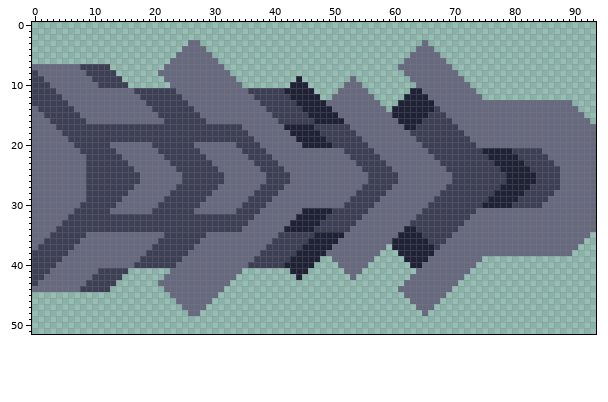
File history of a sprite sheet, sprites/units/axatar/ground-attack/scorpio-leg.png. That is the earlier state.
The file is 94x52 pixels.
After the commit:
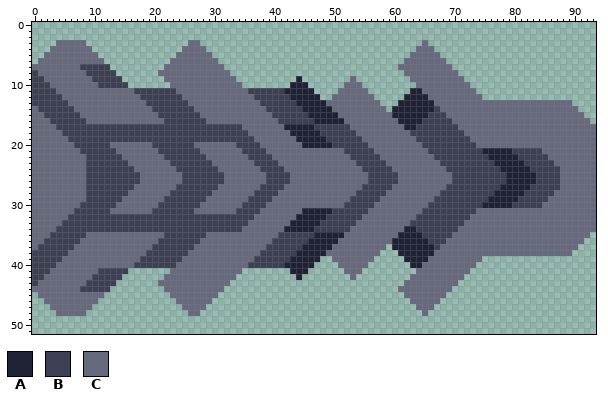
Palette (. is transparent): A #1f2135  B #3d3f55  C #67697f
Edits made:
@@ x 0..13 @@
  2 ..............
- 3 ..............
- 4 ..............
- 5 ..............
- 6 ..............
+ 3 ....CCCCC.....
+ 4 ...CCCCCCC....
+ 5 ..CCCCCCCCC...
+ 6 .CCCCCCCCCCC..
  7 CCCCCCCCBBBBB.
@@ x 0..13 @@
 44 CCCCCCCCBBBBB.
-45 ..............
-46 ..............
-47 ..............
-48 ..............
+45 .CCCCCCCCCCC..
+46 ..CCCCCCCCC...
+47 ...CCCCCCC....
+48 ....CCCCC.....
 49 ..............
